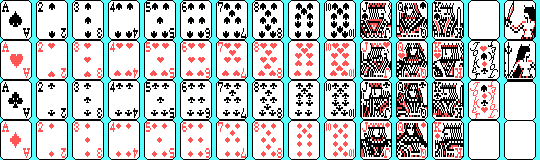
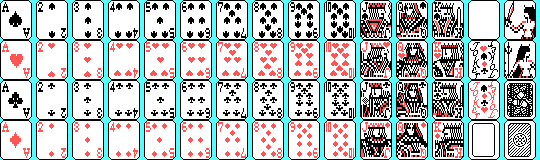
The second w=540, h=160 image is a revision of the first. Changes to its layers:
painted on "Background" over box(290, 2, 536, 158)
